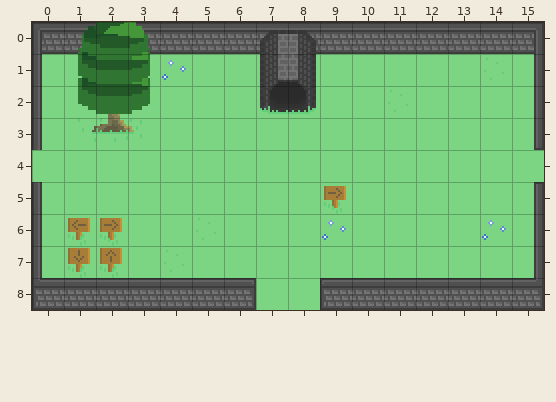
Tiled map -- maps/middle/1.tmx. This is how it looked before the edit.
Cells are 16x16 px. Shown: x 0..15, y 0..8. Tiles whose own drawing changed are shown in their newer look in all pictures.
New version:
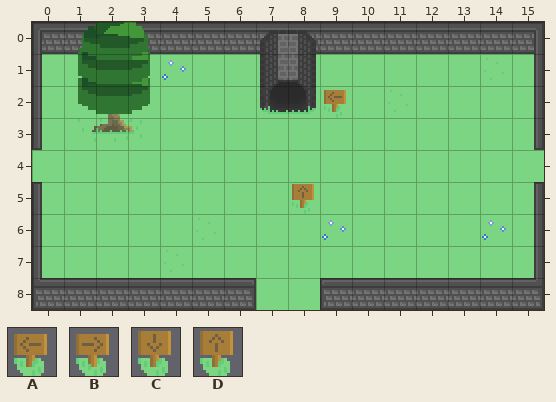
Key: from "tileset": A 48, B 49, C 56, D 57.
_ is an empty cell.
Message: randomisation of grass tiles + more generation soon
What changed:
Layer "blocks":
There is now tile A in row 2 at x 9.
There is now tile D in row 5 at x 8.
The edit erases tile A in row 6 at x 1.
The edit erases tile B in row 5 at x 9; in row 6 at x 2.
The edit erases tile C in row 7 at x 1.
The edit erases tile D in row 7 at x 2.
Changed places in both pictures, as pixel boxes (x1, y1, x2, y2):
added: (324, 90, 346, 118)
changed: (292, 184, 346, 214)
removed: (68, 218, 122, 278)
